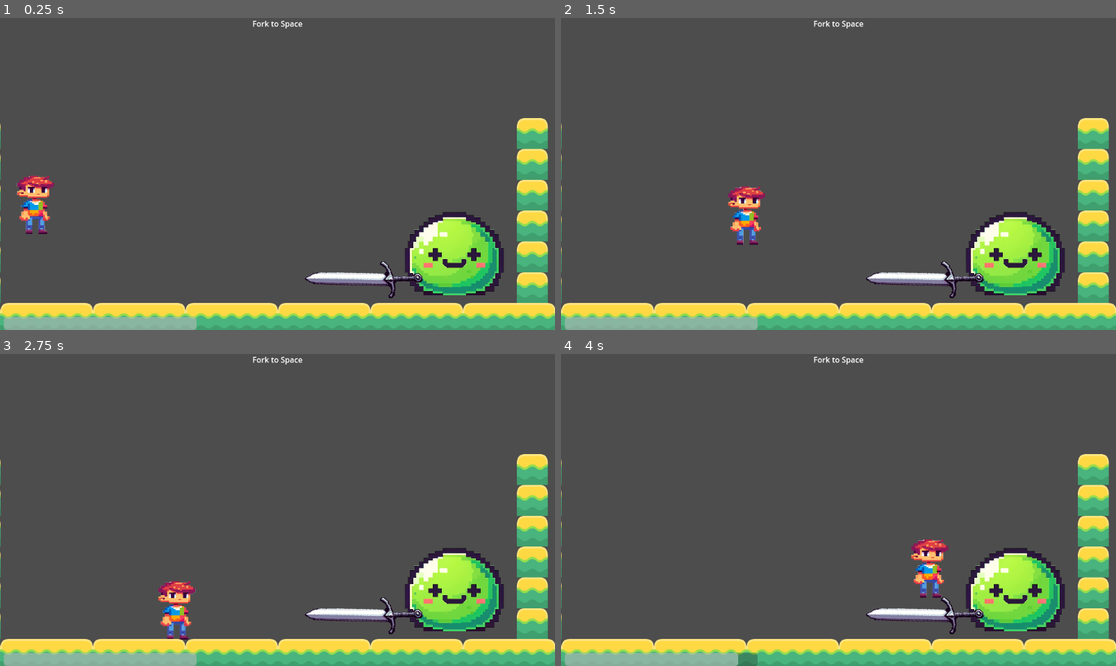
Above: before the commit, frames 1-4 (two rows, left to right).
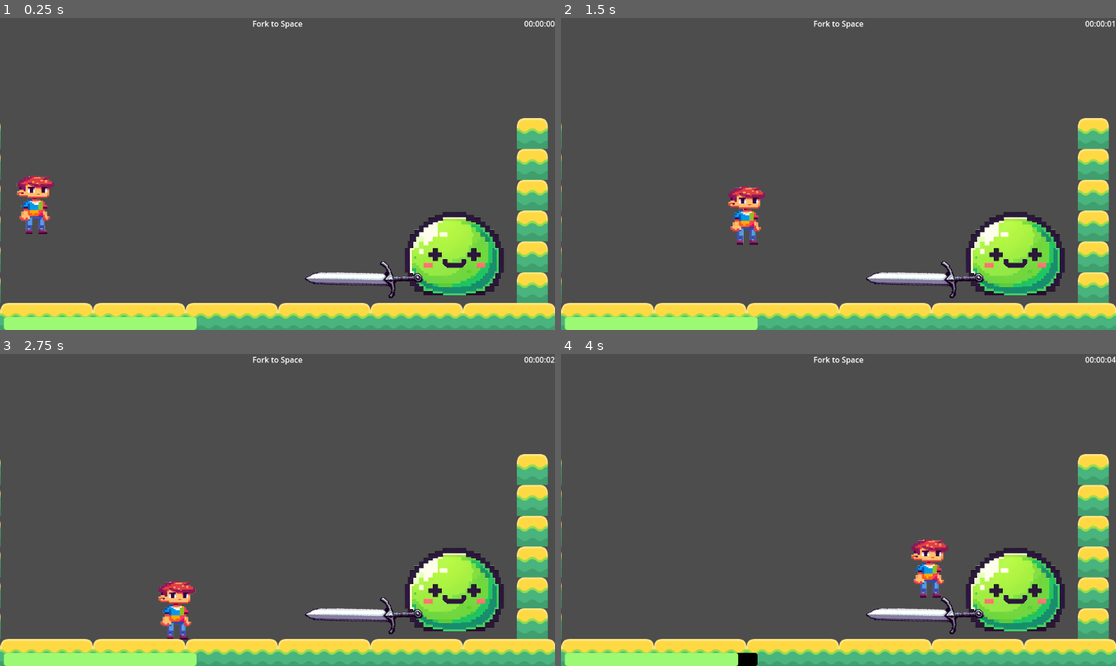
Above: after the commit, the same moments.

Repository: gavindg/lost-to-space
Game: Godot game, scene res://TestResources/test_map/test_map.tscn
Two runs of this game, one before a commit and one after it. Both use one fixed random seed, a clock stepped at 60 frames per second and the inputs below.
Inputs (mouse positions are in pixels of both pictures, inside the frame that each line leads up to):
- Up to frame 1 (0.25 s): no input
- Up to frame 2 (1.5 s): move the mouse to (960, 158) at 0.52 s; hold D (right) from 0.53 s (still down); tap J (clean) at 0.6 s; click (960, 158) at 0.67 s; tap Space (jump) at 0.77 s; move the mouse to (727, 189) at 1.27 s; tap Shift (dash) at 1.35 s
- Up to frame 3 (2.75 s): tap Space (jump) at 1.52 s; move the mouse to (333, 441) at 2.02 s; release D (right) at 2.03 s; hold A (left) from 2.03 s (still down); tap J (clean) at 2.1 s
- Up to frame 4 (4 s): move the mouse to (810, 572) at 2.77 s; release A (left) at 2.78 s; hold D (right) from 2.78 s (still down); tap Shift (dash) at 2.85 s; click (810, 572) at 2.92 s; tap Space (jump) at 3.02, 3.77 s; move the mouse to (1005, 556) at 3.52 s; tap J (clean) at 3.6 s

The runs differ from the first frame. In frame 1, 1.5% of the frame differs, in the area x 0-100%, y 0-100%; in frame 2, 1.5%; in frame 3, 1.5%; in frame 4, 1.5%.

Commit message:
add game timer
add a timer to count play time; change the style of health bar

Diff:
--- a/UI/user_interface_canvas_layer.gd
+++ b/UI/user_interface_canvas_layer.gd
@@ -1,11 +1,16 @@
 extends CanvasLayer
 
 
+@onready var health_bar:ProgressBar = $health_ProgressBar
+@onready var timer = $Timer
+
+var time_passed = 0;
+
 # Called when the node enters the scene tree for the first time.
 func _ready():
-	pass # Replace with function body.
+	timer.start()
 
-@onready var health_bar:ProgressBar = $health_ProgressBar
+
 
 func update_health_bar():
 	health_bar.value = Globals.player_health
@@ -14,3 +19,12 @@
 # Called every frame. 'delta' is the elapsed time since the previous frame.
 func _process(_delta):
 	pass
+
+
+
+func _on_timer_timeout():
+	time_passed += 1
+	var hours = time_passed / 1.0 / 3600
+	var minutes = (time_passed % 3600) / 1.0 / 60
+	var seconds = time_passed % 60
+	$time_Label.text = "%02d:%02d:%02d" % [hours, minutes, seconds]
--- a/UI/user_interface_canvas_layer.tscn
+++ b/UI/user_interface_canvas_layer.tscn
@@ -1,6 +1,20 @@
-[gd_scene load_steps=2 format=3 uid="uid://bcmyb1be6m717"]
+[gd_scene load_steps=4 format=3 uid="uid://bcmyb1be6m717"]
 
 [ext_resource type="Script" path="res://UI/user_interface_canvas_layer.gd" id="1_a36ev"]
+
+[sub_resource type="StyleBoxFlat" id="StyleBoxFlat_7b0b6"]
+bg_color = Color(0, 0, 0, 1)
+corner_radius_top_left = 5
+corner_radius_top_right = 5
+corner_radius_bottom_right = 5
+corner_radius_bottom_left = 5
+
+[sub_resource type="StyleBoxFlat" id="StyleBoxFlat_655b7"]
+bg_color = Color(0.611192, 0.975626, 0.452857, 1)
+corner_radius_top_left = 5
+corner_radius_top_right = 5
+corner_radius_bottom_right = 5
+corner_radius_bottom_left = 5
 
 [node name="user_interface_CanvasLayer" type="CanvasLayer"]
 script = ExtResource("1_a36ev")
@@ -24,6 +38,21 @@
 offset_top = -27.0
 offset_right = 408.0
 grow_vertical = 0
+theme_override_styles/background = SubResource("StyleBoxFlat_7b0b6")
+theme_override_styles/fill = SubResource("StyleBoxFlat_655b7")
 step = 1.0
 value = 100.0
 show_percentage = false
+
+[node name="Timer" type="Timer" parent="."]
+
+[node name="time_Label" type="Label" parent="."]
+anchors_preset = 1
+anchor_left = 1.0
+anchor_right = 1.0
+offset_left = -40.0
+offset_bottom = 23.0
+grow_horizontal = 0
+text = "00:00:00"
+
+[connection signal="timeout" from="Timer" to="." method="_on_timer_timeout"]
